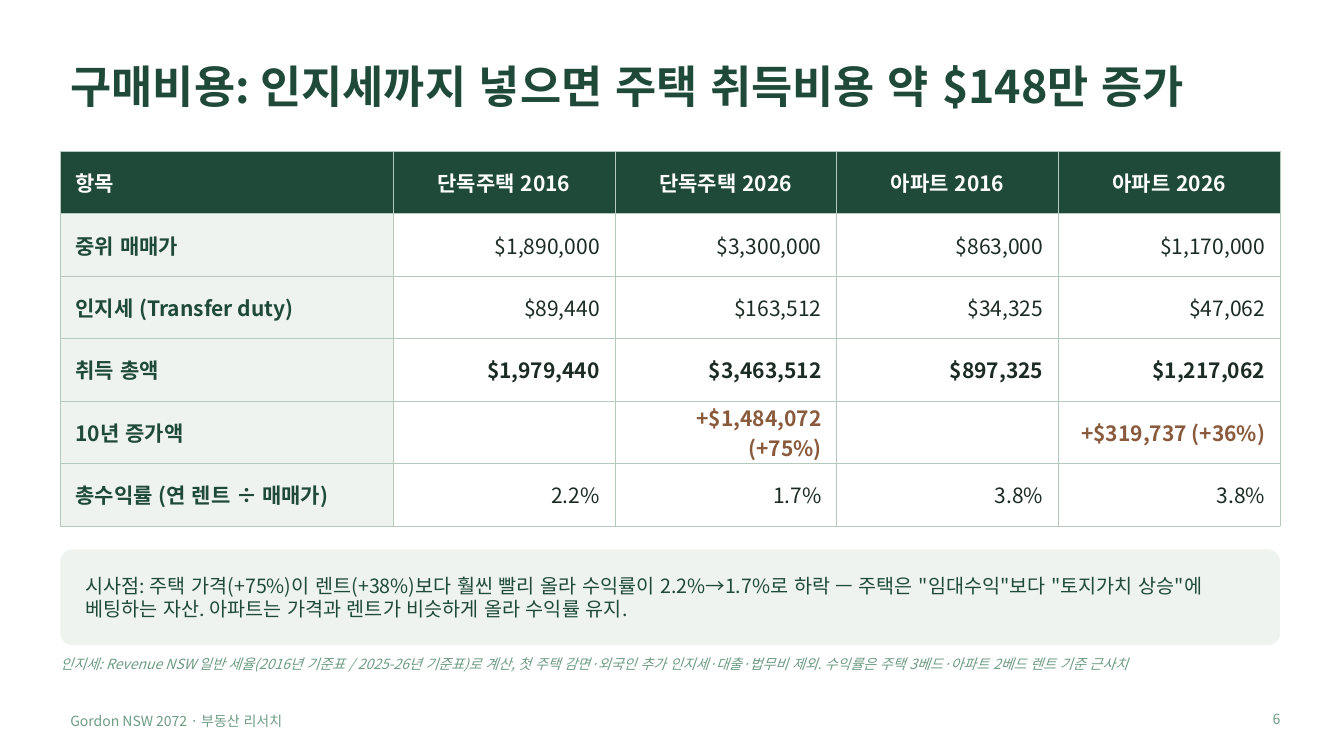
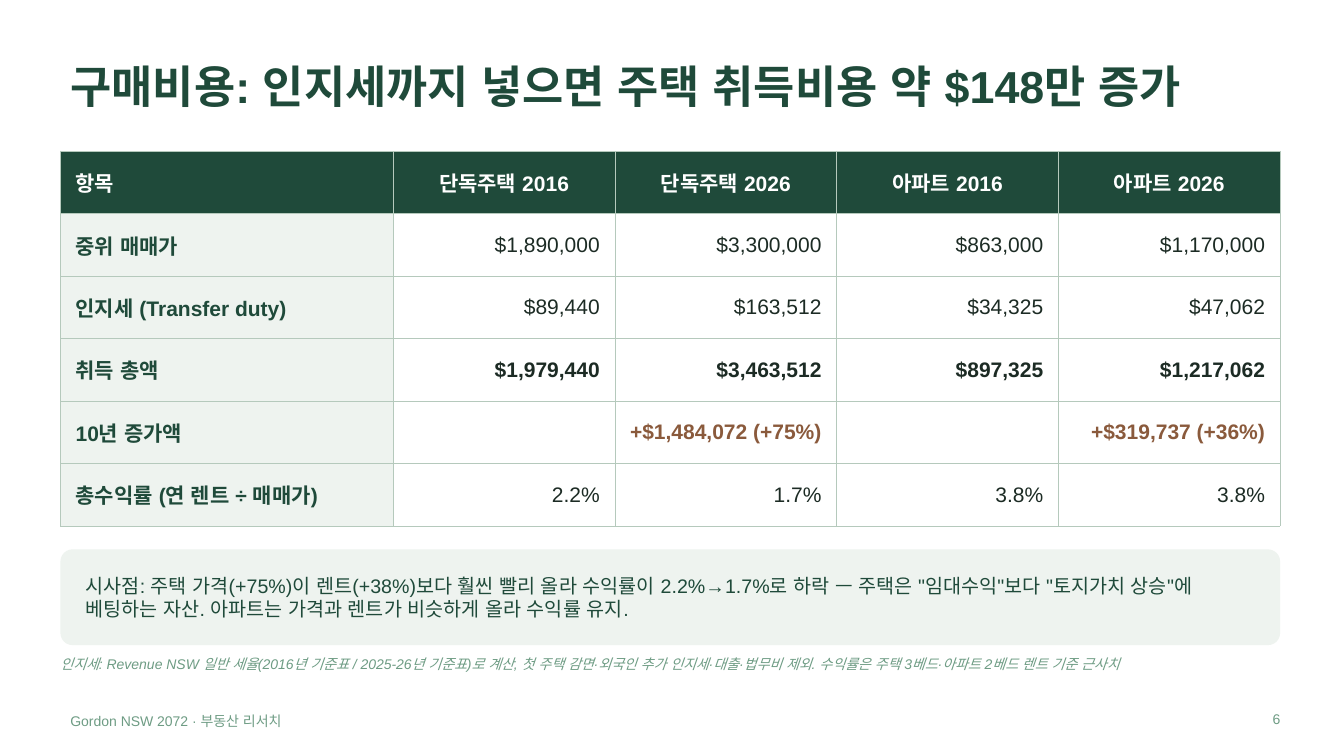
Before and after one commit to dlekrud105-cell/Mia, a slide deck: slide 6 of gordon/Gordon_부동산_분석.pptx. Drawn at 1344x756 pixels with LibreOffice and Linux fonts; fonts in the diff are those of the drawing. Boxes give left, top, right and bottom in pixels: in the first picture for what was removed or moved away, otherwise in the second. Text is boxed around its words. In the diff, an @@ line names an element or a change of style, - is before the commit and + after.

```diff
--- a/gordon/Gordon_부동산_분석.pptx
+++ b/gordon/Gordon_부동산_분석.pptx
@@ table at [60, 151, 1280, 512] @@
@@ font Noto Sans CJK KR to Arial @@
@@ font Noto Sans CJK KR to Arial in 4 elements at [70, 714, 282, 727], [70, 65, 1180, 107], [86, 576, 1192, 618], [60, 657, 1120, 672] @@
```
Also in this commit, not shown: 15 other slides changed, 2 other files.
